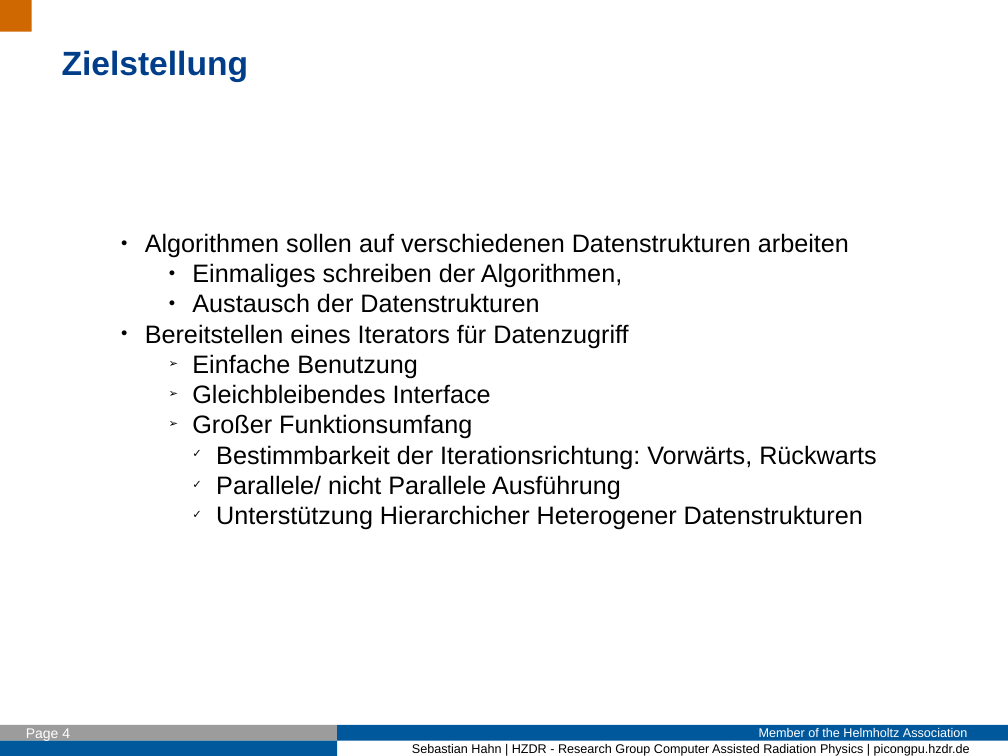
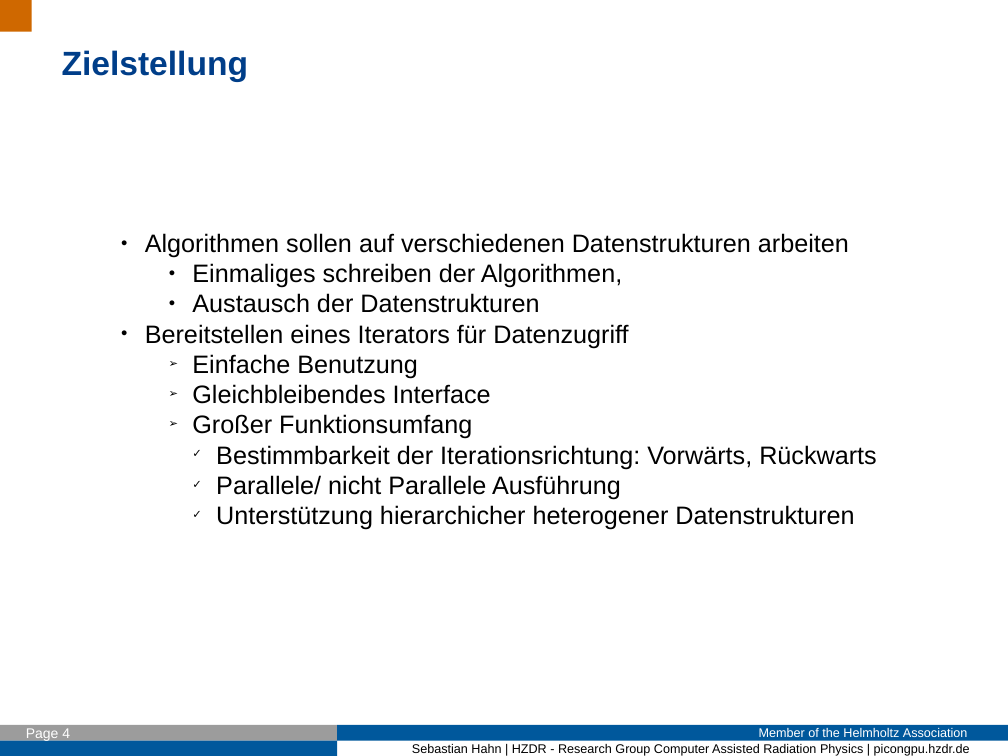
Before and after one commit to Fettpet/DeepIterator, a slide deck: slide 4 of Presi/2017_01_16_Intro.odp. Drawn at 1008x756 pixels with LibreOffice and Linux fonts; fonts in the diff are those of the drawing; background and template pictures are left out. Boxes give left, top, right and bottom in pixels: in the first picture for what was removed or moved away, otherwise in the second. Text is boxed around its words. In the diff, an @@ line names an element or a change of style, - is before the commit and + after.

```diff
--- a/Presi/2017_01_16_Intro.odp
+++ b/Presi/2017_01_16_Intro.odp
@@ text at box(216, 505, 854, 530): text changed @@
-      ✓ Unterstützung Hierarchicher Heterogener Datenstrukturen
+      ✓ Unterstützung hierarchicher heterogener Datenstrukturen
```
Also in this commit, not shown: 9 other slides changed, 6 slides added, 2 slides removed, 33 other files.
